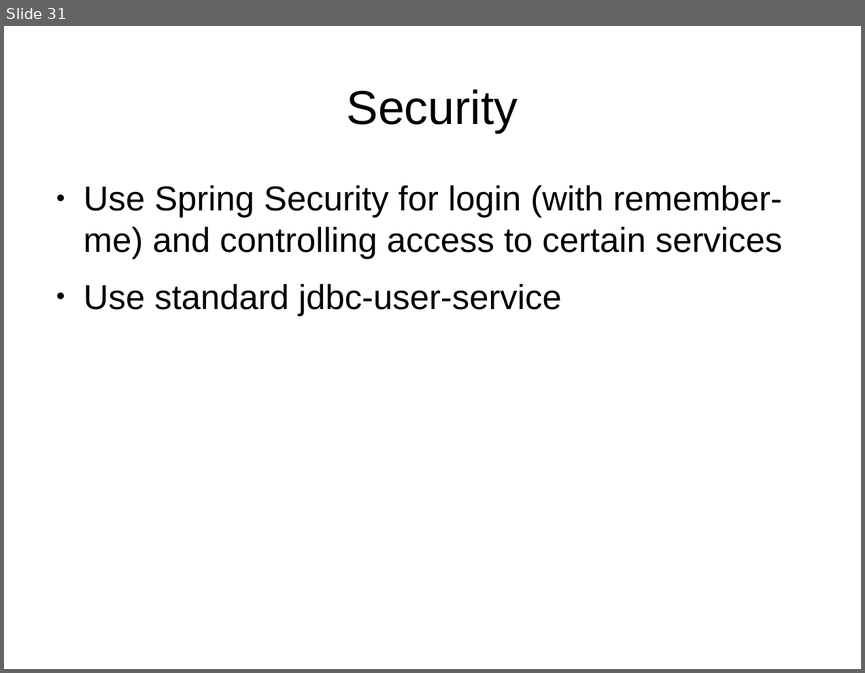
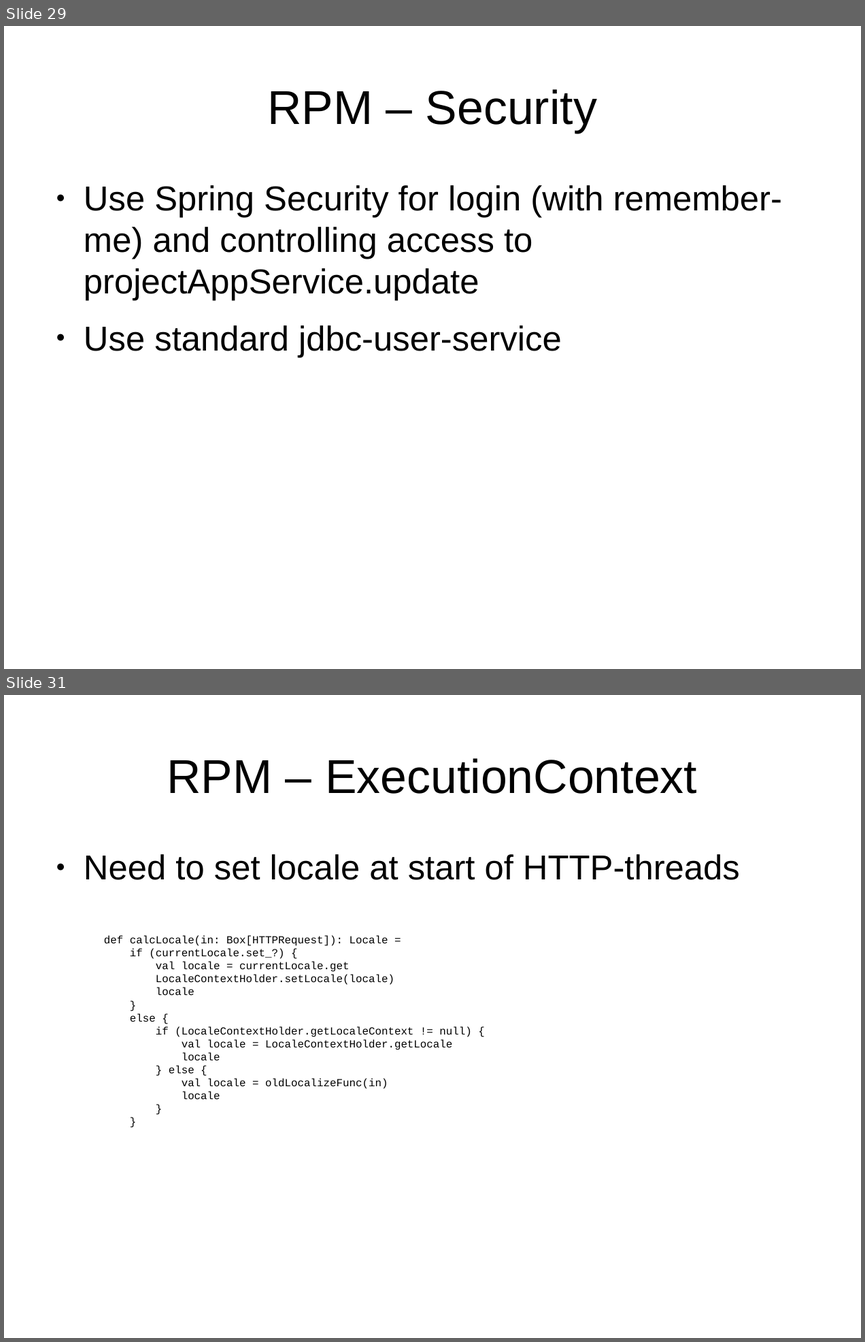
Before and after one commit to andreak/slol-2011, a slide deck: Scala-LiftOff-2011-lift-from-jee-perspective.odp. Shown one above the other, each under a label of ours: slide 31 before the commit, slides 29 and 31 after it; the slides between them are not shown. The pictures are 865x673 and 865x1342 pixels, drawn with LibreOffice and Linux fonts; fonts in the diff are those of the drawing. Boxes give left, top, right and bottom in pixels: in the first picture for what was removed or moved away, otherwise in the second. Text is boxed around its words. In the diff, an @@ line names an element or a change of style, - is before the commit and + after.

```diff
--- a/Scala-LiftOff-2011-lift-from-jee-perspective.odp
+++ b/Scala-LiftOff-2011-lift-from-jee-perspective.odp
@@ slide 31 added at <box>4,695,861,1338</box>, background #FFFFFF @@
@@ title added at <box>167,758,697,794</box>, 44 pt, text #000000 @@
+RPM – ExecutionContext
@@ text added at <box>84,854,740,880</box>, 32 pt, text #000000 @@
+● Need to set locale at start of HTTP-threads
@@ text added at <box>104,935,471,1099</box>, 10 pt, text #000000 @@
+def calcLocale(in: Box[HTTPRequest]): Locale =
+if (currentLocale.set_?) {
+val locale = currentLocale.get
+LocaleContextHolder.setLocale(locale)
+locale
+}
+else {
+if (LocaleContextHolder.getLocaleContext != null) {
+val locale = LocaleContextHolder.getLocale
+locale
+} else {
+val locale = oldLocalizeFunc(in)
+locale
+}
+}
@@ what was slide 31 is now slide 29 @@
@@ slide 29 changed as well @@
@@ title at <box>267,89,597,133</box>: text changed @@
-Security
+RPM – Security
@@ text at <box>84,185,782,301</box>: text changed @@
-● Use Spring Security for login (with remember-me) and controlling access to certain services
+● Use Spring Security for login (with remember-me) and controlling access to projectAppService.update
```
Also in this commit, not shown: 13 other slides changed, 5 other slides added, 2 slides removed.
